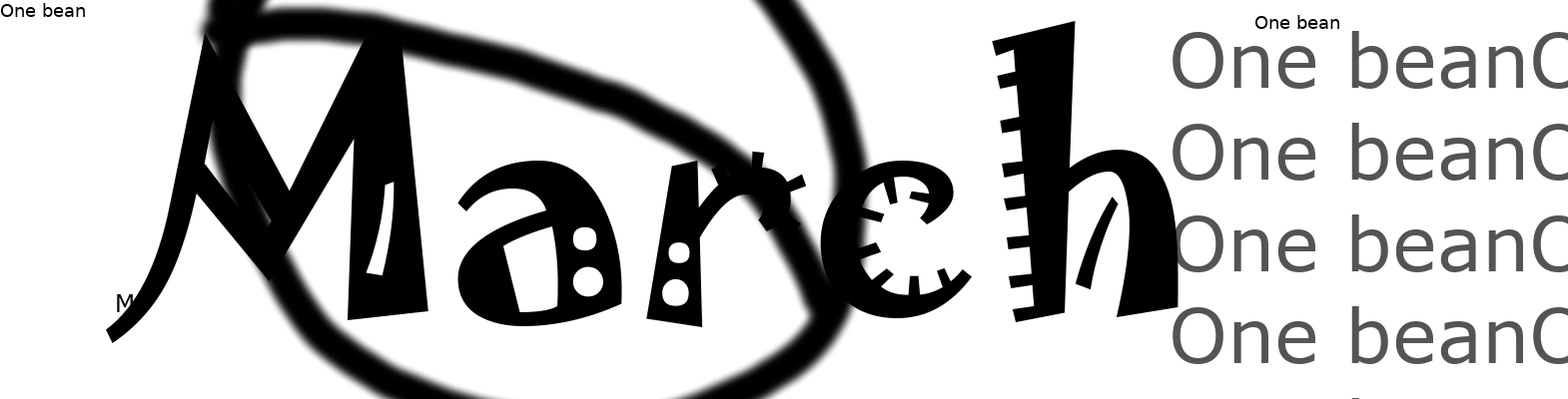
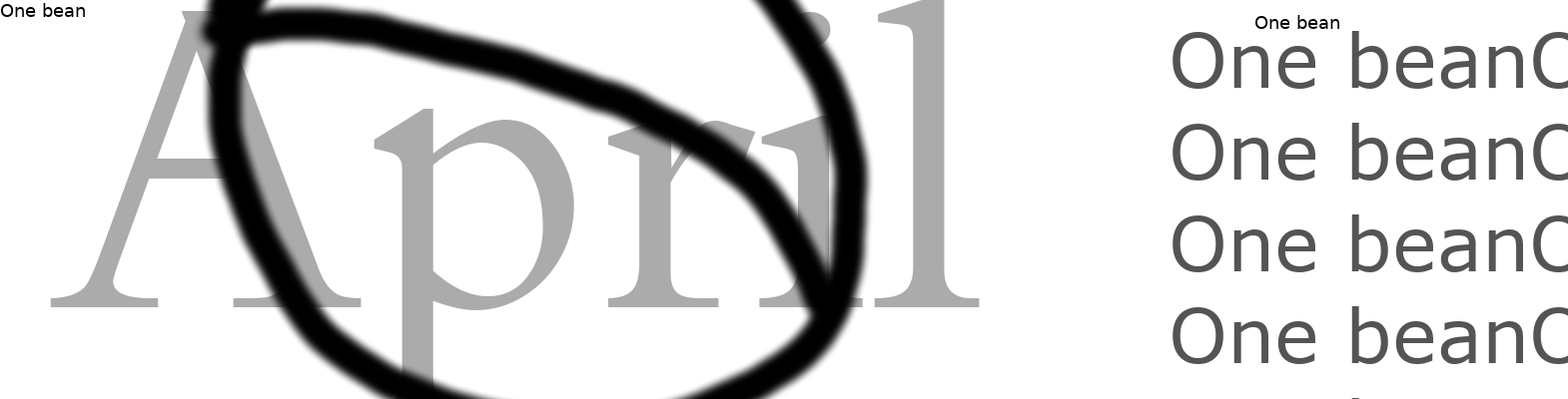
Revision of a layered 1568×399 image; what changed, layer by layer:
renamed "MMarch" to "April", opacity 100% → 33%, painted on it over 49, 0, 1179, 399
